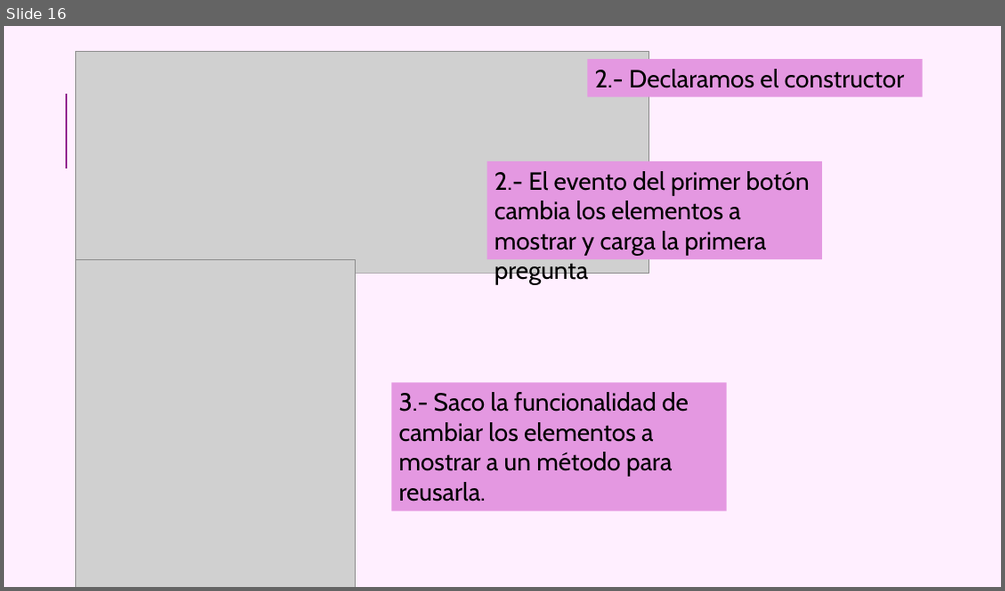
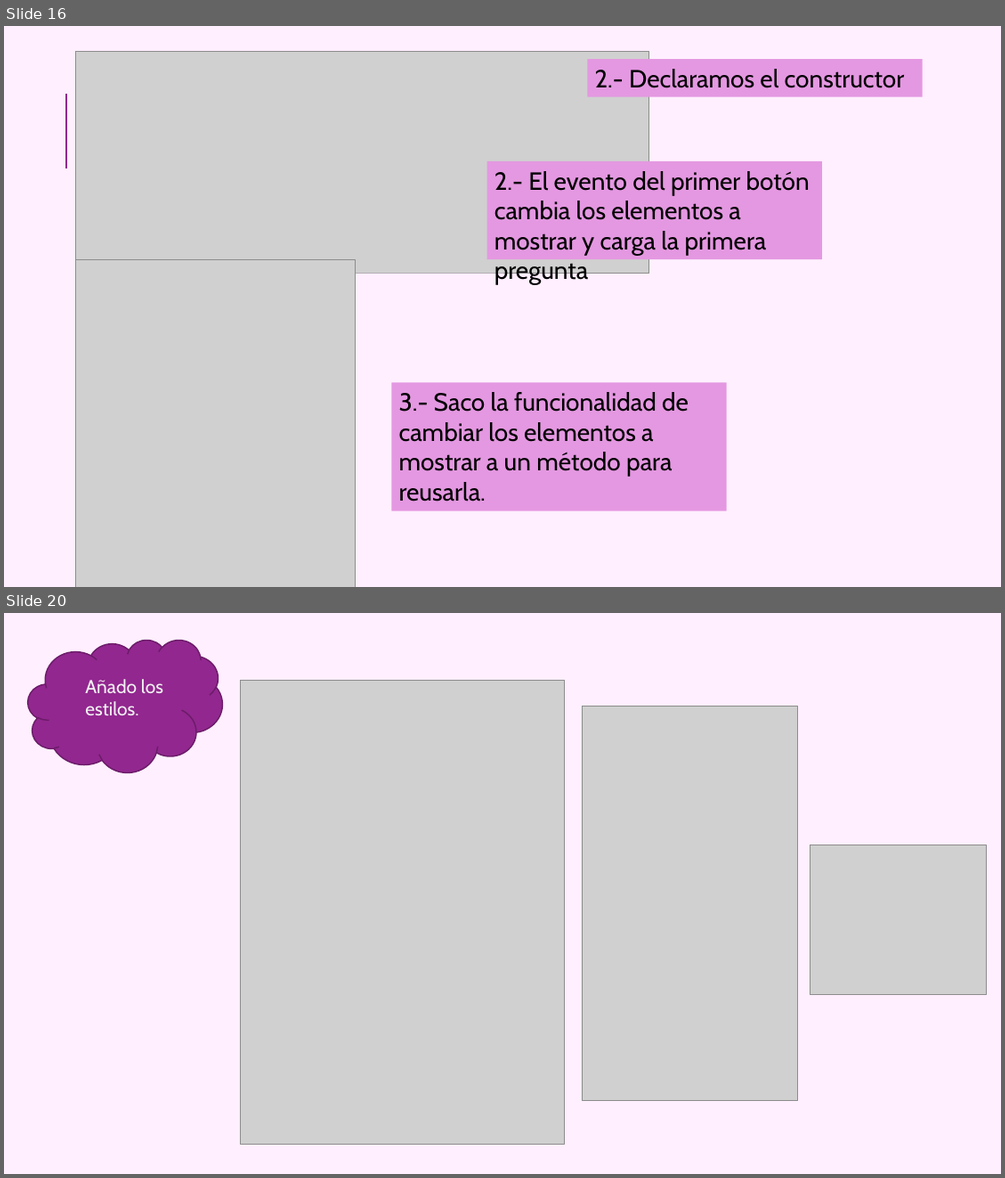
Before and after one commit to azaharafernandezguizan/STEMTrivial, a slide deck: Documents/Trivial_Aurelia.pptx. Shown one above the other, each under a label of ours: slide 16 before the commit, slides 16 and 20 after it; the slides between them are not shown. The pictures are 1005x591 and 1005x1178 pixels, drawn with LibreOffice and Linux fonts; fonts in the diff are those of the drawing; grey boxes stand for pictures. Boxes give left, top, right and bottom in pixels: in the first picture for what was removed or moved away, otherwise in the second. Text is boxed around its words. In the diff, an @@ line names an element or a change of style, - is before the commit and + after.

```diff
--- a/Documents/Trivial_Aurelia.pptx
+++ b/Documents/Trivial_Aurelia.pptx
@@ slide 20 added at [4, 613, 1001, 1174], background #FFEFFF; not listed: 1 template element that a slide beside it also shows @@
@@ cloud added at [28, 640, 222, 772], fill #92278F, outline #6C1D6A 1.25 pt @@
@@ text added at [85, 679, 163, 715], 18 pt, text #F2F2F2 @@
+Añado los estilos.
@@ picture added at [241, 680, 565, 1143] @@
@@ picture added at [582, 706, 797, 1101] @@
@@ picture added at [810, 844, 986, 995] @@
```
Also in this commit, not shown: 2 slides changed, 5 other slides added, 10 other files.
